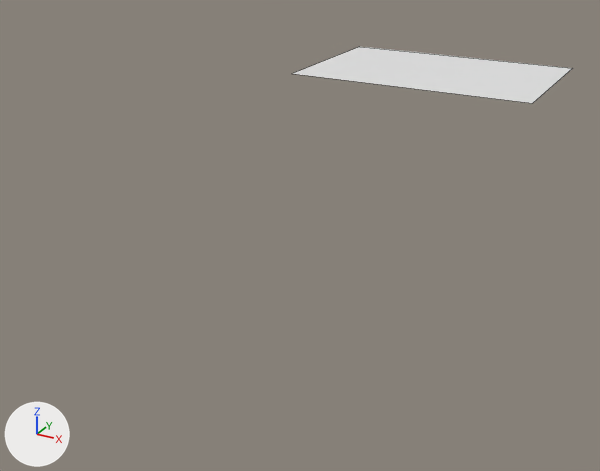
What one commit did to the FBX model Game/Assets/Level/Models/Terrain_01_connector.FBX.
Both versions are drawn from a 50 mm lens placed at (41.2, -199.8, 46.4), pointed at (-71.1, 4.3, -55.7). Arrows for +X, +Y and +Z are at lower left; the lights stay in place. Mesh edges are drawn as thin lines. Where no turn or scale is listed for an object, it has been applied to the vertices.

Script lines for the objects in view, before the commit:
```python
me_mesh = bpy.data.meshes.new('Mesh')
me_mesh.from_pydata([(-60.0, 20.0, 0.0), (-60.0, -20.0, 0.0), (0.0, 20.0, 0.0), (0.0, -20.0, 0.0)], [], [(0, 1, 3, 2)])
ob_terrain_01 = bpy.data.objects.new('Terrain_01', me_mesh)
ob_terrain_01.location = (0.0, 0.0, 0.0)
```
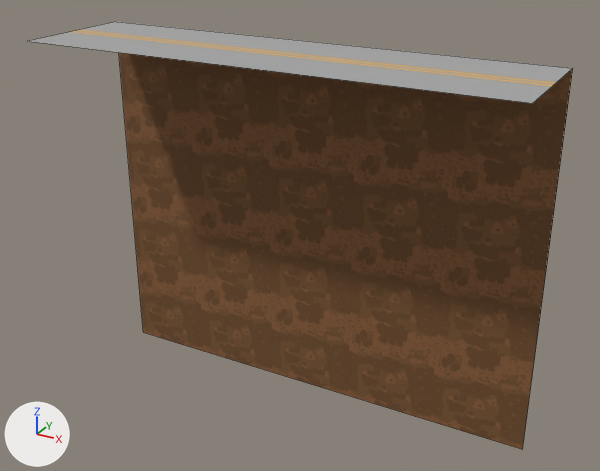
What changed in the scene script:
```text
Add img_asphalt_diff_png:
    img_asphalt_diff_png = load_image('Asphalt_diff.png', '../Textures/Asphalt_diff.png', 256, 256, 'sRGB')
Add img_dirt_diff_png:
    img_dirt_diff_png = load_image('Dirt_diff.png', '../Textures/Dirt_diff.png', 256, 256, 'sRGB')
Add mat_01___default:
    mat_01___default = principled_material('01 - Default')
    mat_01___default.texture = img_asphalt_diff_png
    mat_01___default.roughness = 0.859
Add mat_02___default:
    mat_02___default = principled_material('02 - Default')
    mat_02___default.texture = img_dirt_diff_png
    mat_02___default.roughness = 0.859
Change me_mesh:
    where me_mesh.from_pydata(...)  # 4 vertices, 1 face; spans x -60.0..0.0, y -20.0..20.0, z 0.0
    used by ob_terrain_01; location = (0.0, 0.0, 0.0)
    me_mesh part 1
    me_mesh.vertices[0].co: (-60.0, 20.0, 0.0) -> (-150.0, 20.0, 0.0)  # pixel (359, 46) -> pixel (116, 21)
    me_mesh.vertices[1].co: (-60.0, -20.0, 0.0) -> (-150.0, -20.0, 0.0)  # pixel (291, 73) -> not seen
    add me_mesh.materials.append(mat_01___default)  # picture img_asphalt_diff_png
Add me_mesh_001:
    me_mesh_001.from_pydata(...)  # 4 vertices, 1 face; spans x -150.0..0.0, y 20.0, z -120.0..0.0
    me_mesh_001.materials.append(mat_02___default)  # picture img_dirt_diff_png
Add ob_terrain_01_ground:
    ob_terrain_01_ground = bpy.data.objects.new('Terrain_01_ground', me_mesh_001)
    ob_terrain_01_ground.location = (0.0, 0.0, 0.0)
```

Pixel boxes [x1, y1, x2, y2] of what changed, in the pictures (600 x 471 px):
'Terrain_01_ground', added (brown): after [119, 52, 573, 450]
'Terrain_01', recoloured, reshaped (white to grey, 93% wider, 46% taller): before [292, 47, 573, 103]; after [30, 21, 573, 103]
